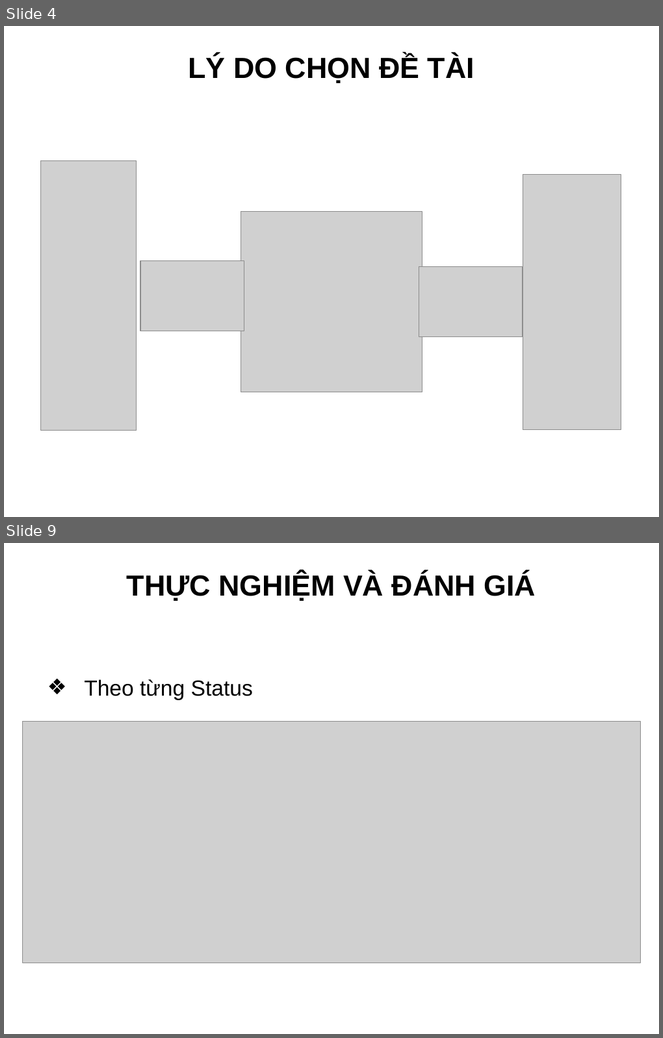
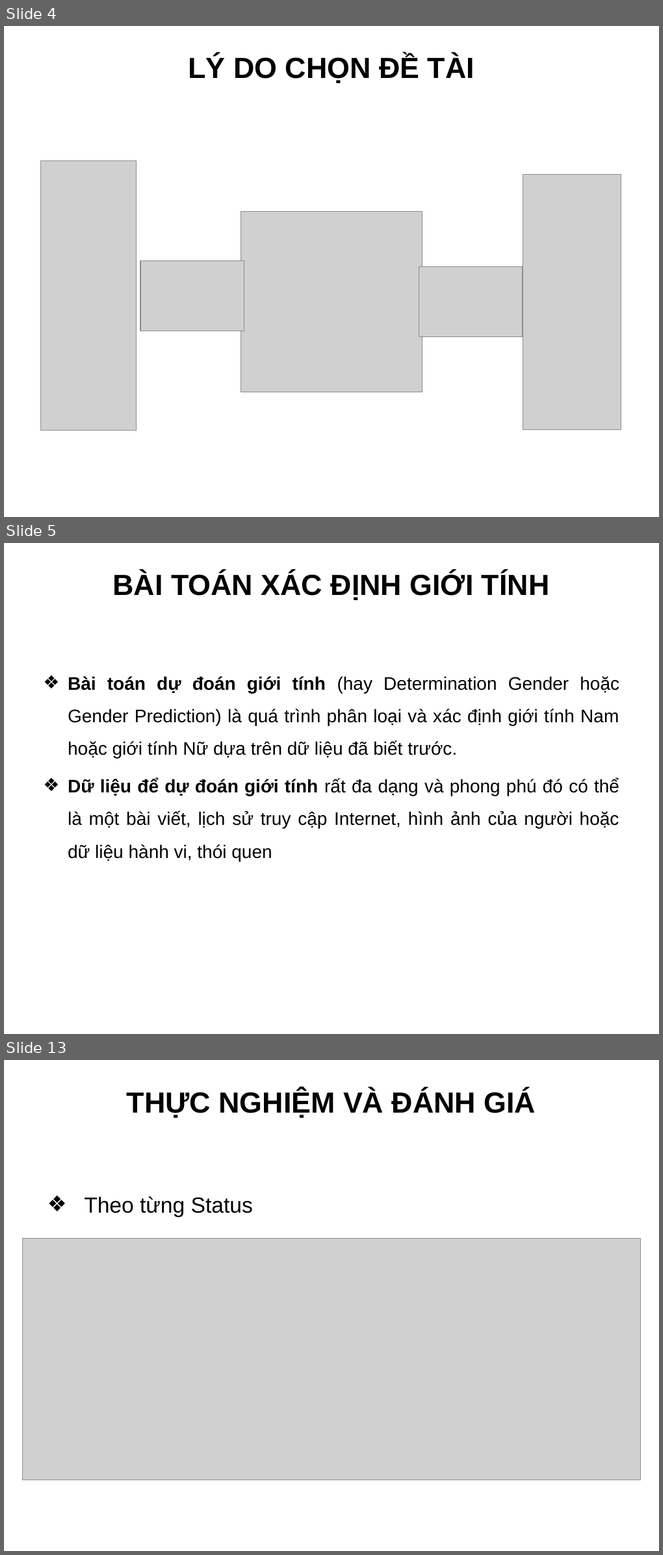
Before and after one commit to truonghaibg/thesis, a slide deck: tchai/Slide_LuanVan_TruongCongHai.ppt. Shown one above the other, each under a label of ours: slides 4 and 9 before the commit, slides 4, 5 and 13 after it; the slides between them are not shown. The pictures are 663x1038 and 663x1555 pixels, drawn with LibreOffice and Linux fonts; fonts in the diff are those of the drawing; grey boxes stand for pictures; background and template pictures are left out. Boxes give left, top, right and bottom in pixels: in the first picture for what was removed or moved away, otherwise in the second. Text is boxed around its words. In the diff, an @@ line names an element or a change of style, - is before the commit and + after.

```diff
--- a/tchai/Slide_LuanVan_TruongCongHai.ppt
+++ b/tchai/Slide_LuanVan_TruongCongHai.ppt
@@ slide 5 added at [4,543,659,1034], background picture (left out) @@
@@ title added at [113,572,549,600], 32 pt, text #000000, bold @@
+BÀI TOÁN XÁC ĐỊNH GIỚI TÍNH
@@ text added at [68,676,620,861], 20 pt, text #000000 @@
+❖ Bài toán dự đoán giới tính (hay Determination Gender hoặc Gender Prediction) là quá trình phân loại và xác định giới tính Nam hoặc giới tính Nữ dựa trên dữ liệu đã biết trước.
+❖ Dữ liệu để dự đoán giới tính rất đa dạng và phong phú đó có thể là một bài viết, lịch sử truy cập Internet, hình ảnh của người hoặc dữ liệu hành vi, thói quen
@@ what was slide 9 is now slide 13 @@
```
Also in this commit, not shown: 4 slides changed, 5 other slides added, 1 slide removed.
